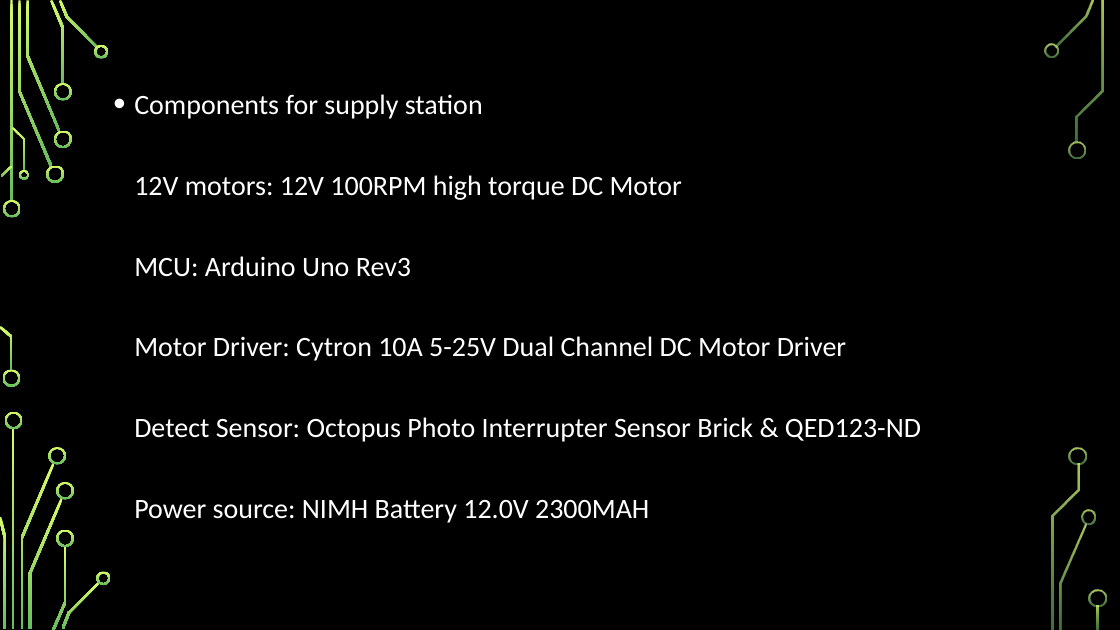
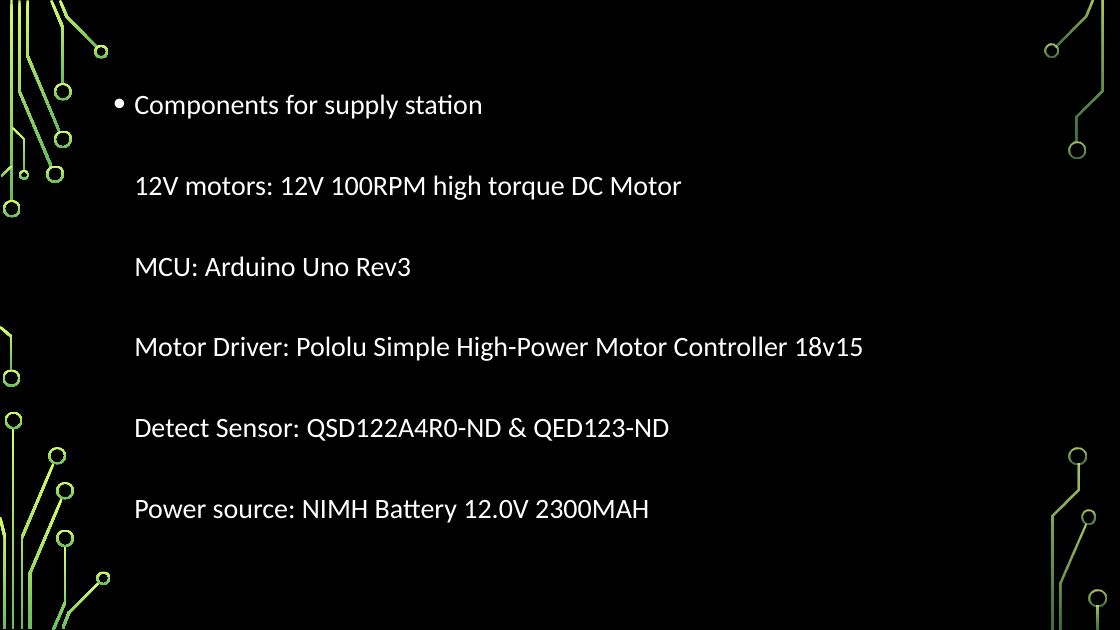
Before and after one commit to RahmatSaeedi/ECE_Capstone_Project, a slide deck: slide 4 of CDR.pptx. Drawn at 1120x630 pixels with LibreOffice and Linux fonts; fonts in the diff are those of the drawing; background and template pictures are left out. Boxes give left, top, right and bottom in pixels: in the first picture for what was removed or moved away, otherwise in the second. Text is boxed around its words. In the diff, an @@ line names an element or a change of style, - is before the commit and + after.

```diff
--- a/CDR.pptx
+++ b/CDR.pptx
@@ text at (x1=134, y1=94, x2=863, y2=523): text changed @@
-• Components for supply station
-  12V motors: 12V 100RPM high torque DC Motor
-  MCU: Arduino Uno Rev3
-  Motor Driver: Cytron 10A 5-25V Dual Channel DC Motor Driver
-  Detect Sensor: Octopus Photo Interrupter Sensor Brick & QED123-ND
-  Power source: NIMH Battery 12.0V 2300MAH
+• Components for supply station
+  12V motors: 12V 100RPM high torque DC Motor
+  MCU: Arduino Uno Rev3
+  Motor Driver: Pololu Simple High-Power Motor Controller 18v15
+  Detect Sensor: QSD122A4R0-ND & QED123-ND
+  Power source: NIMH Battery 12.0V 2300MAH
```
Also in this commit, not shown: 1 other file.
